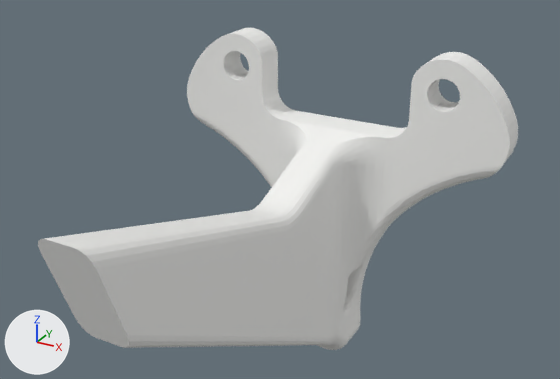
The glTF model models/mrsim/Fin.glb, before and after one commit.
Rendered twice from a 50 mm lens placed at (0.0279, -0.0955, 0.0446), pointed at (0.001, -0.0465, 0.0201). The axes (+X, +Y, +Z) are drawn at lower left. The lights are the same throughout. The older version comes first. Vertices at exactly the same position are counted once.
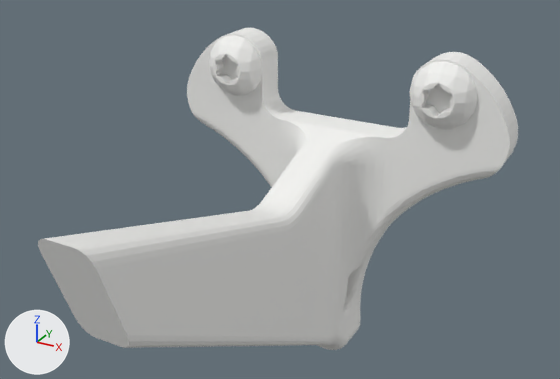
What differs and where, as boxes [x1, y1, x2, y2] in the pictures (560 x 379 px):
part 1 of me_mesh_0, added: after [209, 35, 263, 96]
part 2 of me_mesh_0, added: after [409, 62, 478, 129]

The change, as a diff of the scene's bpy script:
```diff
--- a/models/mrsim/Fin.glb.py
+++ b/models/mrsim/Fin.glb.py
@@ me_mesh_0 @@
 # used by ob_mesh_0; location = (0.0, 0.0, 0.0)
-me_mesh_0.from_pydata(...)  # 1401 vertices, 2811 faces; spans x -0.0158..0.0158, y -0.069..-0.032, z -0.0025..0.029
+me_mesh_0.from_pydata(...)  # 1729 vertices, 3426 faces; spans x -0.0158..0.0158, y -0.069..-0.032, z -0.0025..0.029
+# me_mesh_0 part 1: a new loose piece of 164 vertices spanning x -0.0129..-0.0072, y -0.0366..-0.035, z 0.0231..0.0288, in mat_material_0 (white #f3f3f1)
+# me_mesh_0 part 2: a new loose piece of 164 vertices spanning x 0.0071..0.0128, y -0.0366..-0.035, z 0.0232..0.0289, in mat_material_0 (white #f3f3f1)
+# other edits to the shape of me_mesh_0 do not show in these pictures
 me_mesh_0.materials.append(mat_material_0)
```
